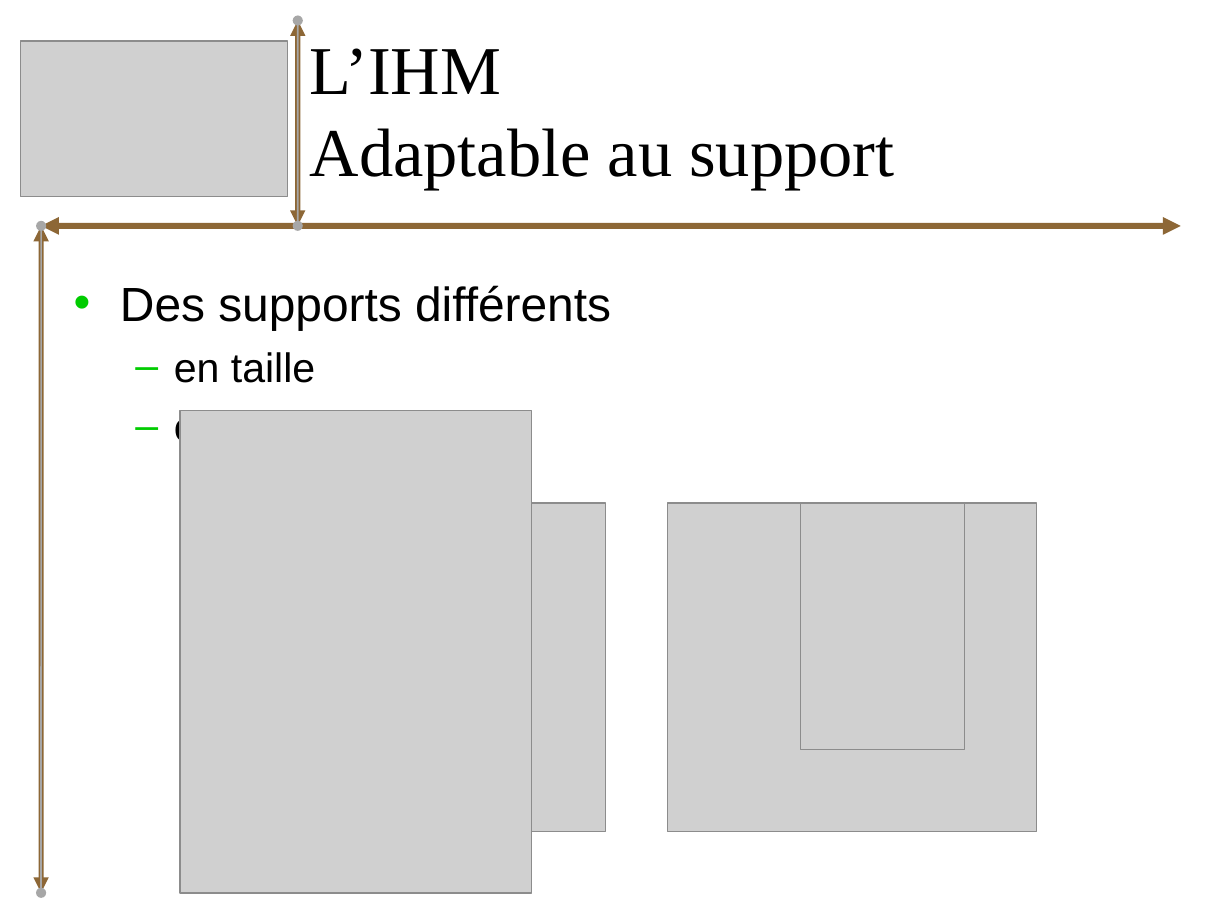
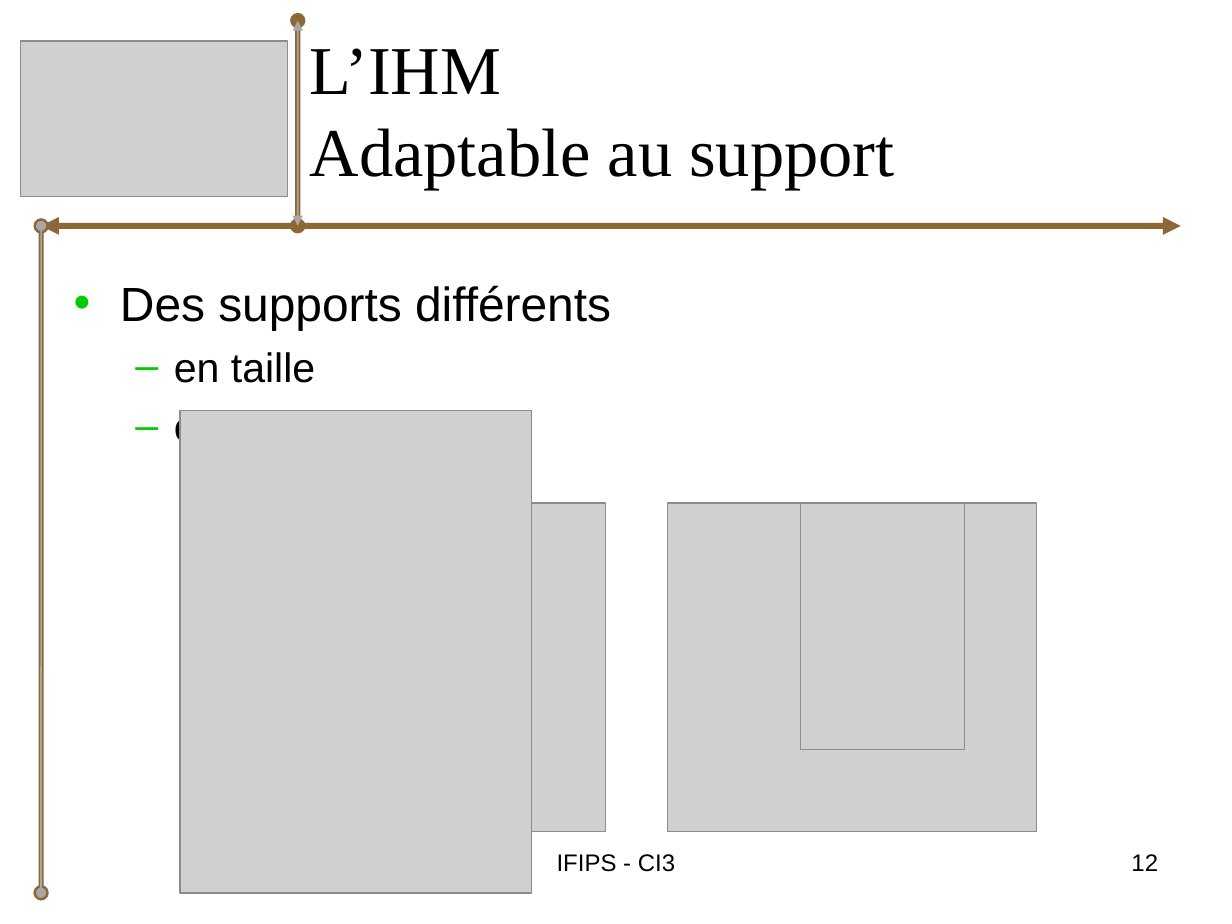
Before and after one commit to bryan-brancotte/projetgl-2008, a slide deck: slide 12 of doc/Soutenance/iGo_Presentation.ppt. Drawn at 1232x924 pixels with LibreOffice and Linux fonts; fonts in the diff are those of the drawing; grey boxes stand for pictures. Boxes give left, top, right and bottom in pixels: in the first picture for what was removed or moved away, otherwise in the second. Text is boxed around its words. In the diff, an @@ line names an element or a change of style, - is before the commit and + after.

```diff
--- a/doc/Soutenance/iGo_Presentation.ppt
+++ b/doc/Soutenance/iGo_Presentation.ppt
@@ double arrow (298, 225) - (298, 21): arrowheads changed @@
@@ double arrow (298, 225) - (298, 21): arrowheads changed @@
@@ double arrow (41, 893) - (41, 225): arrowheads changed @@
@@ text added at (557,854,675,872), 14 pt, text #000000 @@
+IFIPS - CI3
@@ page number added at (1131,854,1158,871), 14 pt, text #000000 @@
+12
```
Also in this commit, not shown: 28 other slides changed, 2 slides added, 1 slide removed, 3 other files.
